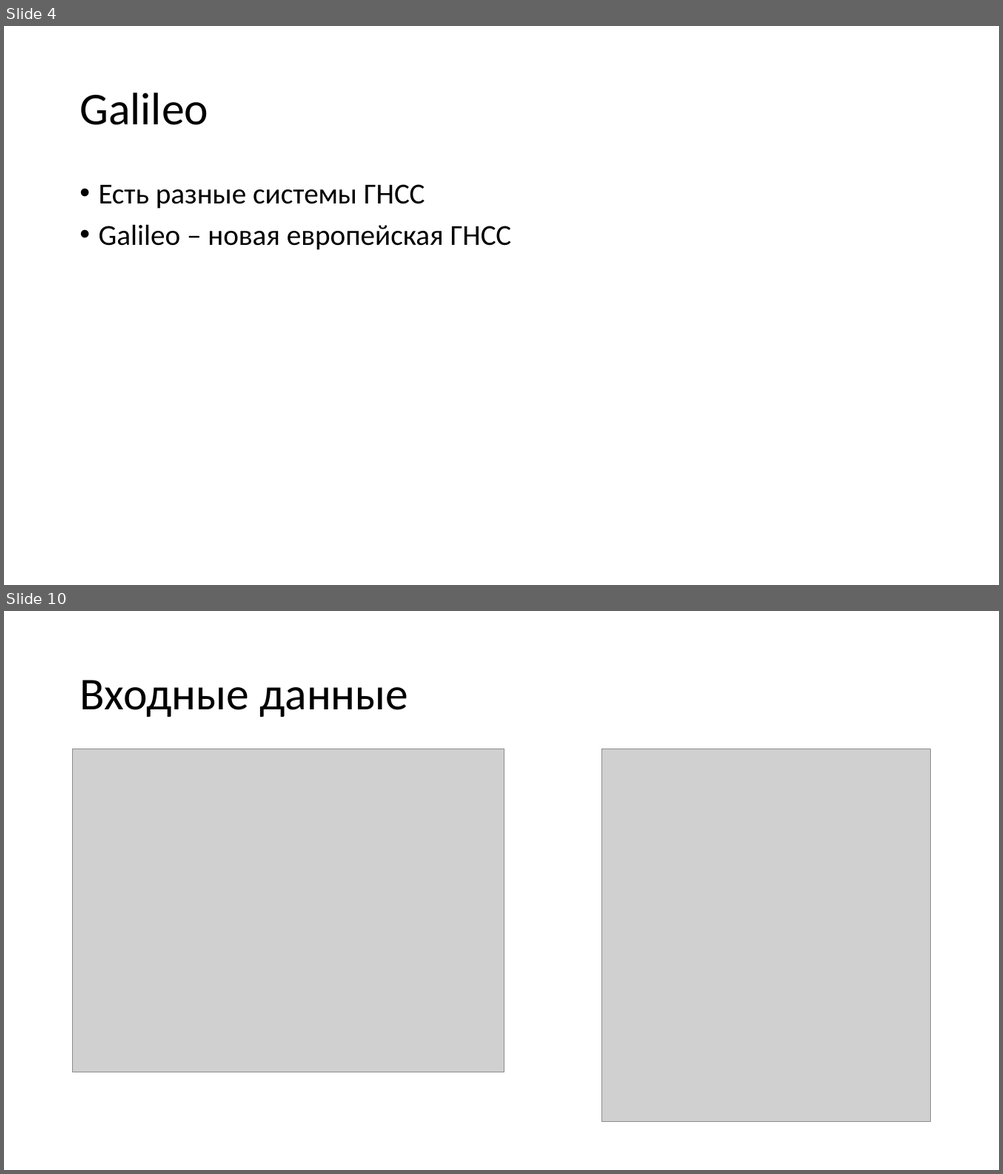
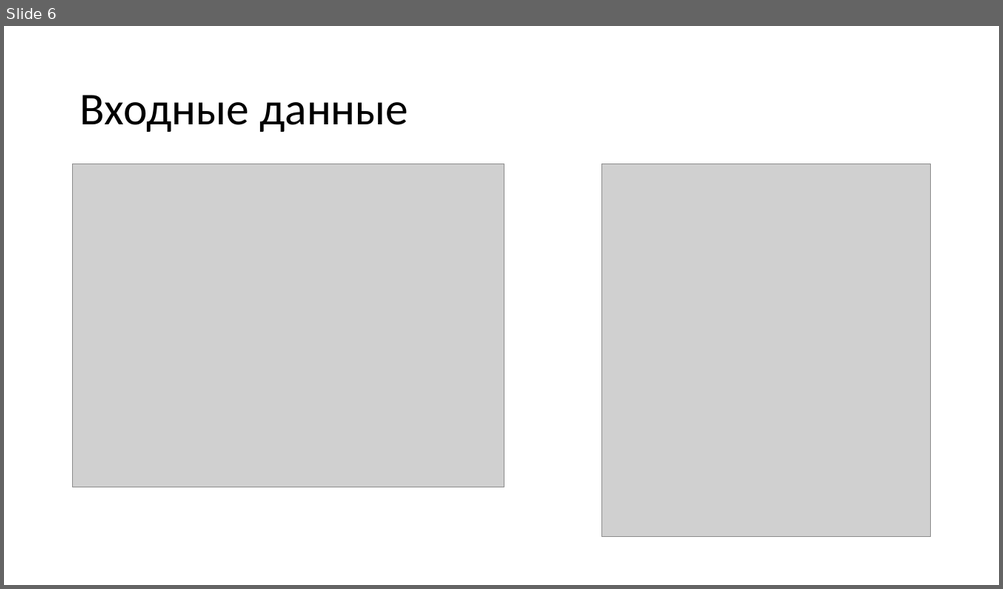
Before and after one commit to SaraFarron/------, a slide deck: Исследование алгоритма вычисления ионосферной поправки для системы Galileo.pptx. Shown one above the other, each under a label of ours: slides 4 and 10 before the commit, slide 6 after it; the slides between them are not shown. The pictures are 1003x1174 and 1003x589 pixels, drawn with LibreOffice and Linux fonts; fonts in the diff are those of the drawing; grey boxes stand for pictures. Boxes give left, top, right and bottom in pixels: in the first picture for what was removed or moved away, otherwise in the second. Text is boxed around its words. In the diff, an @@ line names an element or a change of style, - is before the commit and + after.

```diff
--- a/Исследование алгоритма вычисления ионосферной поправки для системы Galileo.pptx
+++ b/Исследование алгоритма вычисления ионосферной поправки для системы Galileo.pptx
@@ slide 4 removed at (4, 26, 999, 585), background #FFFFFF @@
@@ title removed at (79, 93, 208, 125) @@
-Galileo
@@ text removed at (99, 184, 512, 250) @@
-• Есть разные системы ГНСС
-• Galileo – новая европейская ГНСС
@@ what was slide 10 is now slide 6 @@
```
Also in this commit, not shown: 6 slides changed, 5 slides added, 6 other slides removed, 7 other files.
